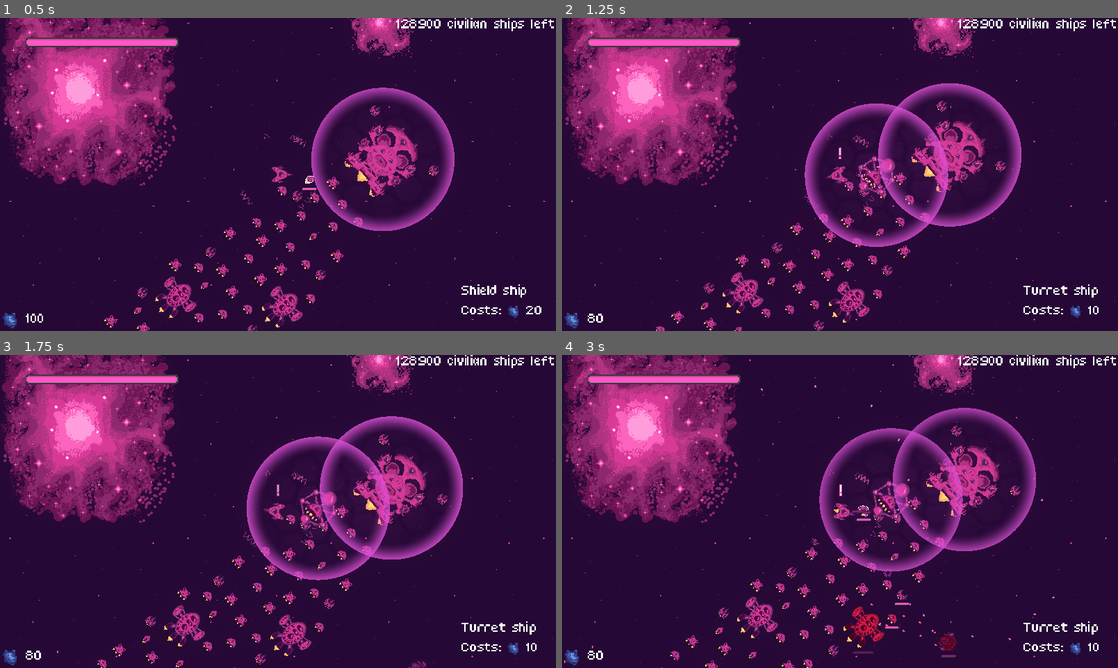
Above: before the commit, frames 1-4 (two rows, left to right).
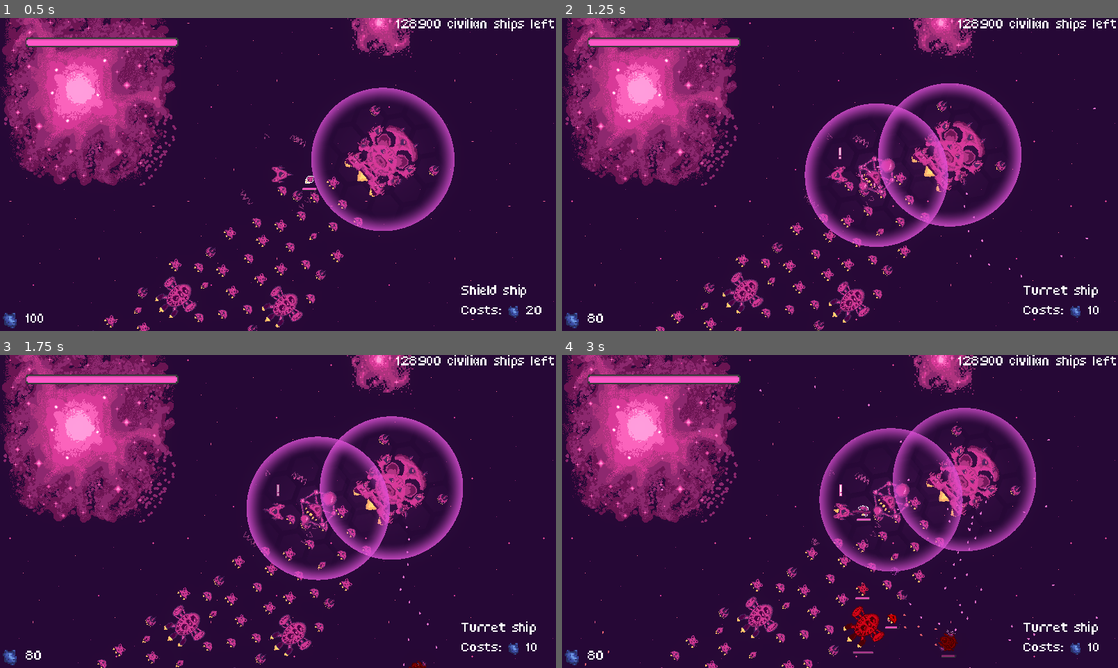
Above: after the commit, the same moments.

Repository: bear-minimum-studio/space-bear
Game: Godot game, scene res://Game.tscn
Two runs of this game, one before a commit and one after it. Both use one fixed random seed, a clock stepped at 60 frames per second and the inputs below.
Inputs:
- Up to frame 1 (0.5 s): no input
- Up to frame 2 (1.25 s): tap Enter (upgrade) at 0.5 s; hold Right (turn_right) from 0.53 s (still down); hold X (cycle_selection) from 0.53 s (still down)
- Up to frame 3 (1.75 s): release Right (turn_right) at 1.28 s; release X (cycle_selection) at 1.28 s; hold Ctrl (brake) from 1.28 s (still down); tap Down (decelerate) at 1.35 s
- Up to frame 4 (3 s): release Ctrl (brake) at 2.03 s; hold Right (turn_right) 2.03-2.78 s; hold Space (fire) 2.03-2.78 s; hold Up (accelerate) from 2.78 s (still down); tap G (grappling_hook) at 2.85 s

Frame 1 is identical in both runs. In frame 2, less than 0.1% of the frame differs, in the area x 72-96%, y 28-83%; in frame 3, less than 0.1%; in frame 4, 1.0%, in the area x 0-97%, y 9-100%.

Commit message:
fix: wrong range for turrets

Diff:
--- a/Game.tscn
+++ b/Game.tscn
@@ -8,4 +8,4 @@
 
 [node name="World" parent="." index="0" instance=ExtResource("2_y1lk4")]
 
-[node name="PauseMenu" parent="CanvasLayer" index="7" instance=ExtResource("3_oh8v3")]
+[node name="PauseMenu" parent="CanvasLayer" index="6" instance=ExtResource("3_oh8v3")]
--- a/npc/AutoTurret.gd
+++ b/npc/AutoTurret.gd
@@ -4,9 +4,7 @@
 @export_range(0.0, 500.0, 10.0, "or_greater") var turret_range: float = 250.0 :
 	set(new_turret_range):
 		turret_range = new_turret_range
-		if collision_shape_2d != null:
-			collision_shape_2d.shape.radius = turret_range
-		queue_redraw()
+		_update_range()
 
 const turret_target_mapping = {
 	TurretType.ENEMY: "ally",
@@ -14,6 +12,15 @@
 }
 
 var target : Node2D = null
+
+func _ready():
+	_update_range()
+
+func _update_range():
+	if collision_shape_2d == null:
+		return
+
+	collision_shape_2d.shape.radius = turret_range
 
 func _physics_process(delta):
 	if Engine.is_editor_hint():
--- a/npc/Turret.tscn
+++ b/npc/Turret.tscn
@@ -16,7 +16,7 @@
 
 [node name="CollisionShape2D" type="CollisionShape2D" parent="."]
 shape = SubResource("CircleShape2D_0uq2m")
-debug_color = Color(0.701961, 0.466667, 0, 0.0784314)
+debug_color = Color(0.701961, 0.466667, 0, 0.027451)
 
 [node name="Icon" type="Sprite2D" parent="."]
 position = Vector2(7, 0)
